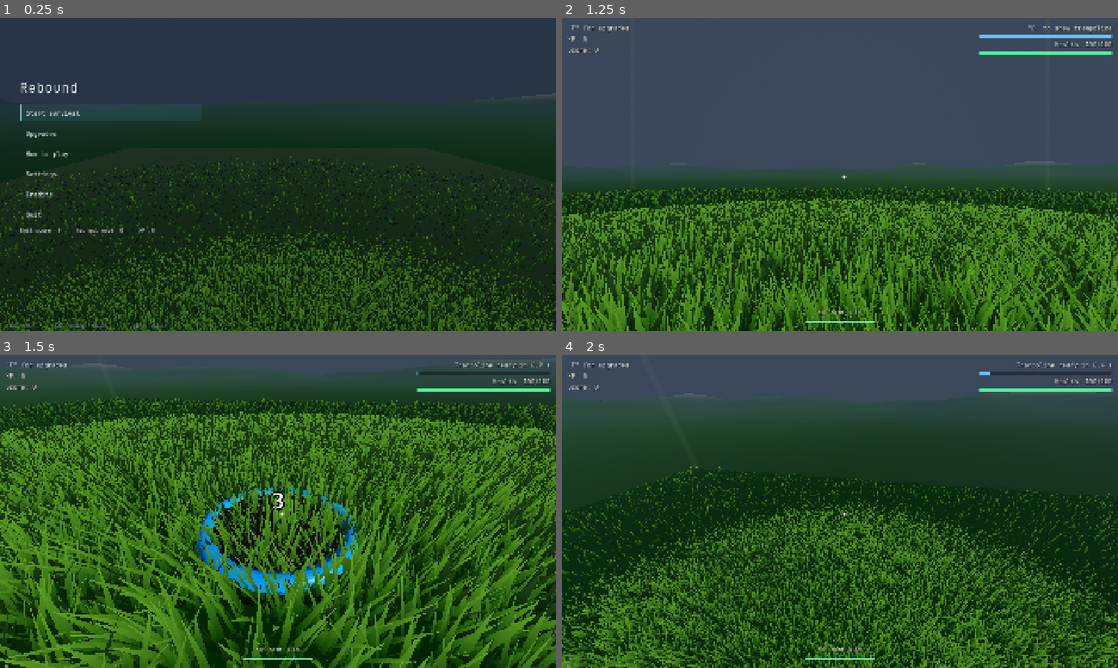
Above: before the commit, frames 1-4 (two rows, left to right).
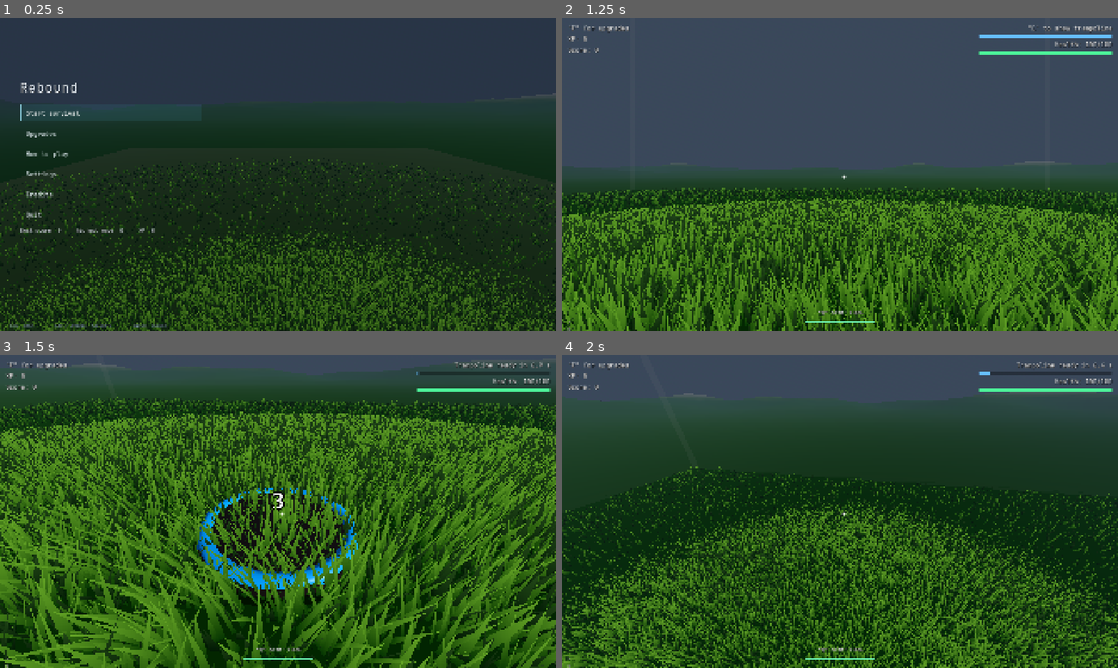
Above: after the commit, the same moments.

Repository: Error403Allowed/Rebound
Game: Godot game, scene res://UI/boot.tscn
The game is run twice, just before and just after one commit, with the same random seed, the same clock (stepped at 60 frames per second) and the same inputs.
Inputs (mouse positions are in pixels of both pictures, inside the frame that each line leads up to):
- Up to frame 1 (0.25 s): no input
- Up to frame 2 (1.25 s): click "Start survival" at 0.5 s
- Up to frame 3 (1.5 s): tap Enter at 1.25 s; move the mouse to (272, 517) at 1.27 s; hold W from 1.28 s (still down); tap E at 1.35 s; click (272, 517) at 1.42 s
- Up to frame 4 (2 s): keep holding W; tap Space at 1.52 s

Frames 1-2 are identical in both runs. In frame 3, 0.5% of the frame differs, in the area x 35-62%, y 44-79%; in frame 4, nothing differs.

Commit message:
Prevent grass clipping through trampoline mat

Diff:
--- a/Scenes/player.gd
+++ b/Scenes/player.gd
@@ -408,10 +408,10 @@
 	area.set_meta("tier", 0)
 	area.set_meta("charges", trampoline_charge_count)
 
-	# Opaque dark mat, clearly separated from grass.
+	# Opaque dark mat raised above the grass layer.
 	var mat_inst := MeshInstance3D.new()
 	mat_inst.mesh = mat_mesh
-	mat_inst.position.y = 0.14
+	mat_inst.position.y = 0.18
 	mat_inst.cast_shadow = GeometryInstance3D.SHADOW_CASTING_SETTING_OFF
 	var mat_material := StandardMaterial3D.new()
 	mat_material.albedo_color = Color(0.06, 0.07, 0.09)
@@ -420,6 +420,25 @@
 	mat_material.cull_mode = BaseMaterial3D.CULL_DISABLED
 	mat_inst.material_override = mat_material
 	area.add_child(mat_inst)
+
+	# Solid base skirt prevents grass blades from intersecting the mat.
+	var base_mesh := CylinderMesh.new()
+	base_mesh.top_radius = tramp_radius
+	base_mesh.bottom_radius = tramp_radius
+	base_mesh.height = 0.18
+	base_mesh.radial_segments = 24
+	base_mesh.rings = 1
+	var base_inst := MeshInstance3D.new()
+	base_inst.mesh = base_mesh
+	base_inst.position.y = 0.09
+	base_inst.cast_shadow = GeometryInstance3D.SHADOW_CASTING_SETTING_OFF
+	var base_material := StandardMaterial3D.new()
+	base_material.albedo_color = Color(0.04, 0.05, 0.06)
+	base_material.roughness = 0.9
+	base_material.metallic = 0.0
+	base_material.cull_mode = BaseMaterial3D.CULL_DISABLED
+	base_inst.material_override = base_material
+	area.add_child(base_inst)
 
 	# High-contrast padded rim makes the trampoline read as an object, not grass.
 	var rim_inst := MeshInstance3D.new()
